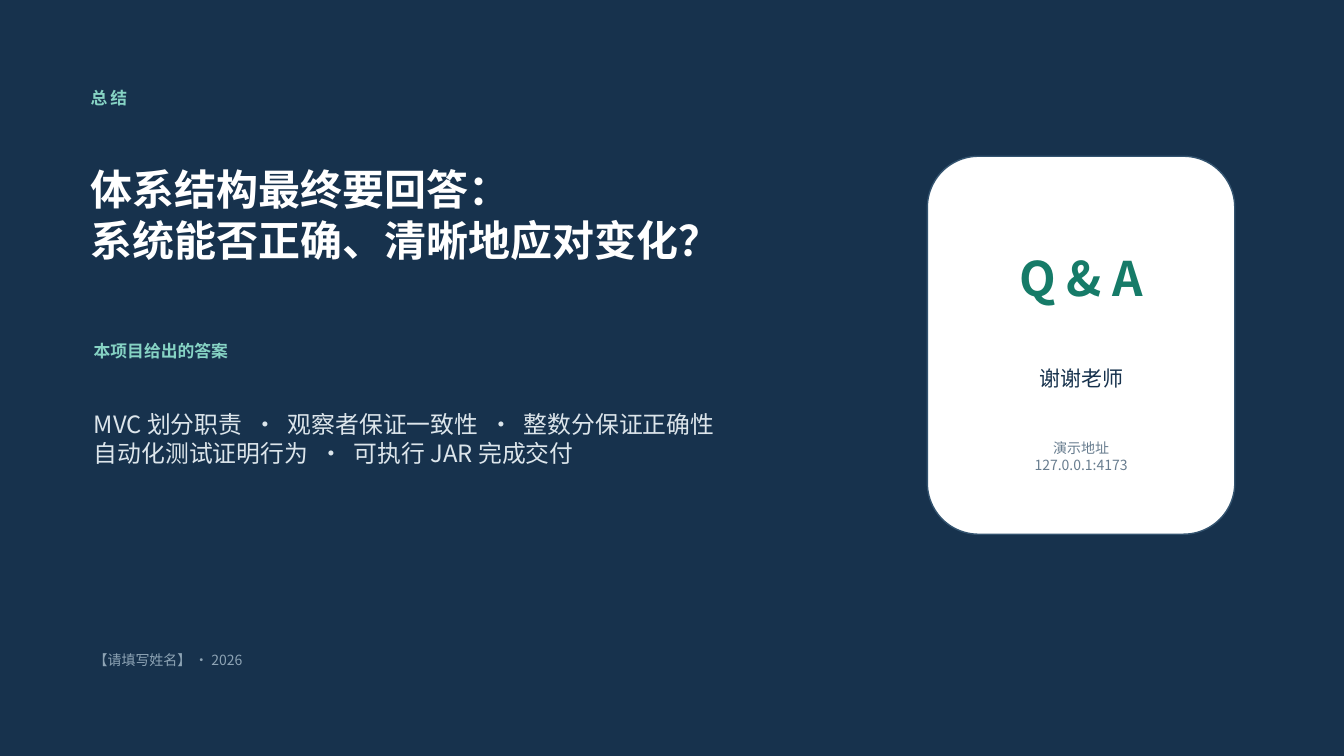
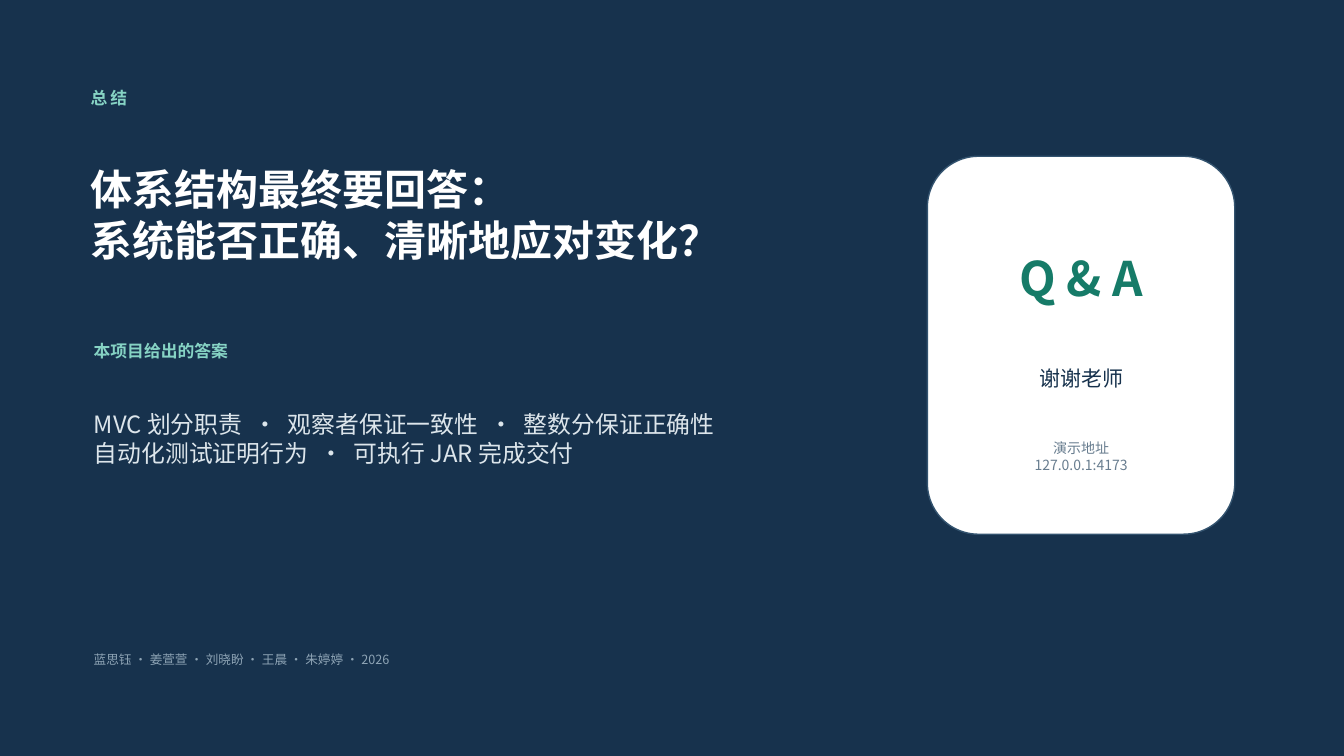
Before and after one commit to 0625jxx/yimu-finance-dashboard, a slide deck: slide 11 of deliverables/个人财务管理与可视化看板-答辩演示.pptx. Drawn at 1344x756 pixels with LibreOffice and Linux fonts; fonts in the diff are those of the drawing. Boxes give left, top, right and bottom in pixels: in the first picture for what was removed or moved away, otherwise in the second. Text is boxed around its words. In the diff, an @@ line names an element or a change of style, - is before the commit and + after.

```diff
--- a/deliverables/个人财务管理与可视化看板-答辩演示.pptx
+++ b/deliverables/个人财务管理与可视化看板-答辩演示.pptx
@@ text at (94,653,389,665): text changed; size 10 to 9 pt @@
-【请填写姓名】 · 2026
+蓝思钰 · 姜萱萱 · 刘晓盼 · 王晨 · 朱婷婷 · 2026
```
Also in this commit, not shown: 1 other slide changed, 8 other files.
